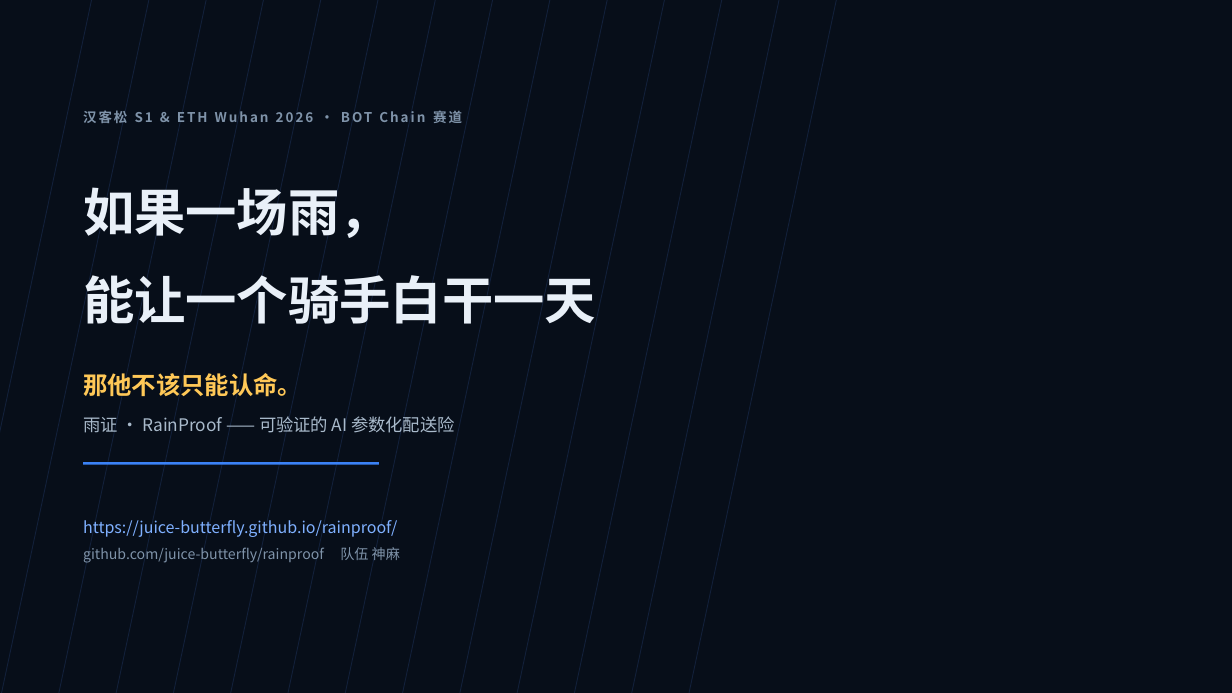
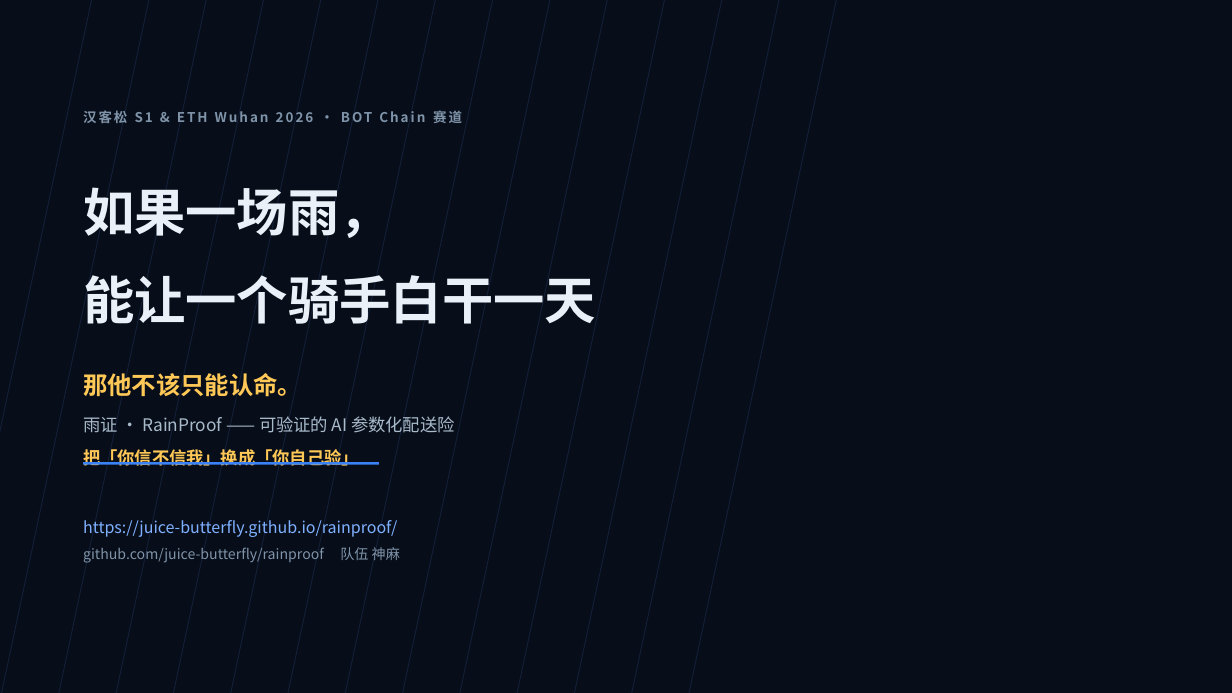
Before and after one commit to juice-butterfly/rainproof, a slide deck: slide 1 of 提交材料/雨证-路演PPT.pptx. Drawn at 1232x693 pixels with LibreOffice and Linux fonts; fonts in the diff are those of the drawing. Boxes give left, top, right and bottom in pixels: in the first picture for what was removed or moved away, otherwise in the second. Text is boxed around its words. In the diff, an @@ line names an element or a change of style, - is before the commit and + after.

```diff
--- a/提交材料/雨证-路演PPT.pptx
+++ b/提交材料/雨证-路演PPT.pptx
@@ text at (83,449,359,466): paragraph added @@
+把「你信不信我」换成「你自己验」
```
Also in this commit, not shown: 5 other slides changed, 8 slides added, 2 other files.
